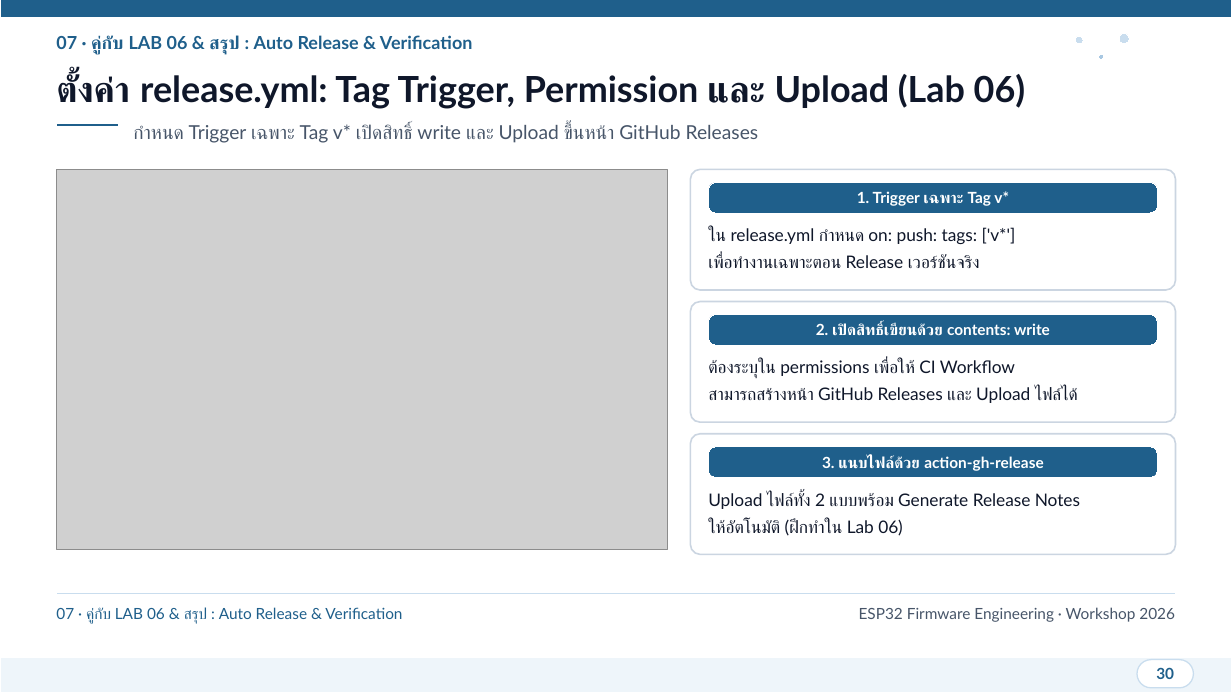
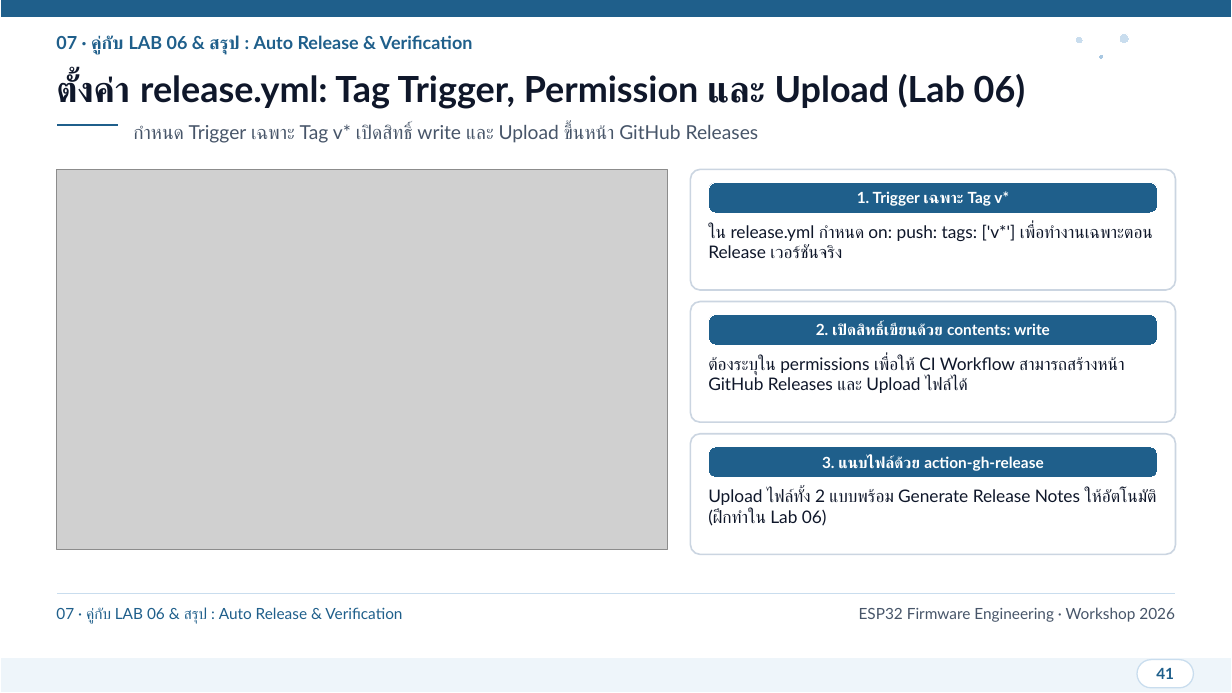
Before and after one commit to SavEe2429/git-practice, a slide deck: slide 41 of presentation/ESP32_Git_CICD_Workshop.pptx (slide 30 before the commit). Drawn at 1232x693 pixels with LibreOffice and Linux fonts; fonts in the diff are those of the drawing; grey boxes stand for pictures. Boxes give left, top, right and bottom in pixels: in the first picture for what was removed or moved away, otherwise in the second. Text is boxed around its words. In the diff, an @@ line names an element or a change of style, - is before the commit and + after.

```diff
--- a/presentation/ESP32_Git_CICD_Workshop.pptx
+++ b/presentation/ESP32_Git_CICD_Workshop.pptx
@@ text at [708,224,1153,258]: text changed @@
-ใน release.yml กำหนด on: push: tags: ['v*']
-เพื่อทำงานเฉพาะตอน Release เวอร์ชันจริง
+ใน release.yml กำหนด on: push: tags: ['v*'] เพื่อทำงานเฉพาะตอน Release เวอร์ชันจริง
@@ text at [708,357,1125,393]: text changed @@
-ต้องระบุใน permissions เพื่อให้ CI Workflow
-สามารถสร้างหน้า GitHub Releases และ Upload ไฟล์ได้
+ต้องระบุใน permissions เพื่อให้ CI Workflow สามารถสร้างหน้า GitHub Releases และ Upload ไฟล์ได้
@@ text at [708,489,1157,526]: text changed @@
-Upload ไฟล์ทั้ง 2 แบบพร้อม Generate Release Notes
-ให้อัตโนมัติ (ฝึกทำใน Lab 06)
+Upload ไฟล์ทั้ง 2 แบบพร้อม Generate Release Notes ให้อัตโนมัติ (ฝึกทำใน Lab 06)
@@ text at [1156,668,1174,679]: text changed @@
-30
+41
```
Also in this commit, not shown: 27 other slides changed, 11 slides added, 1 other file.
